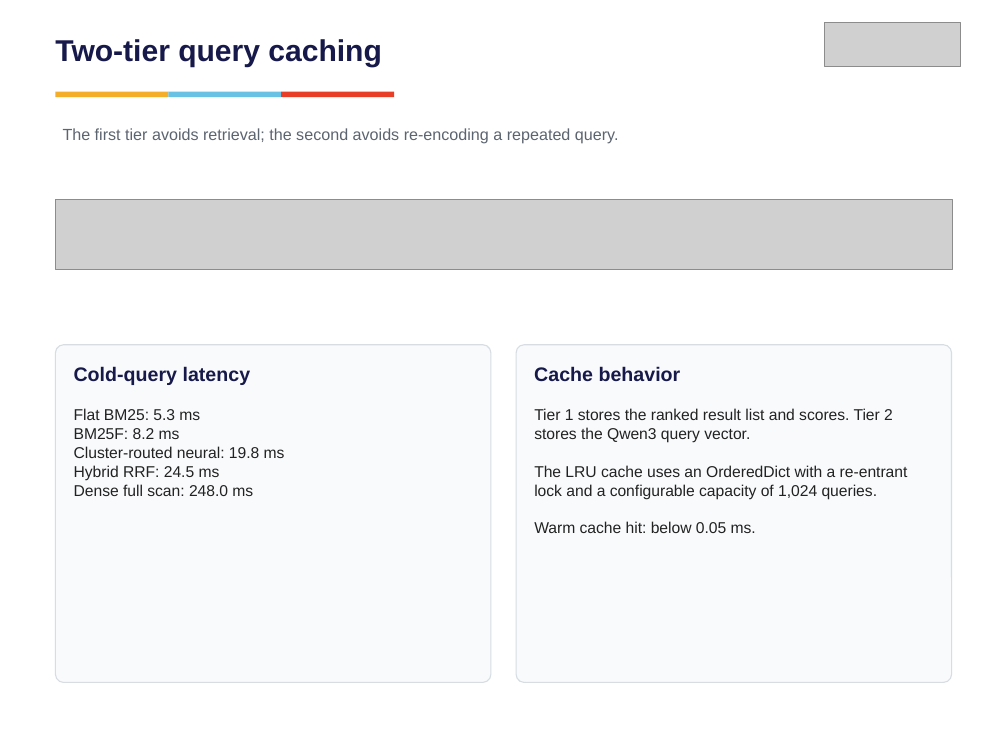
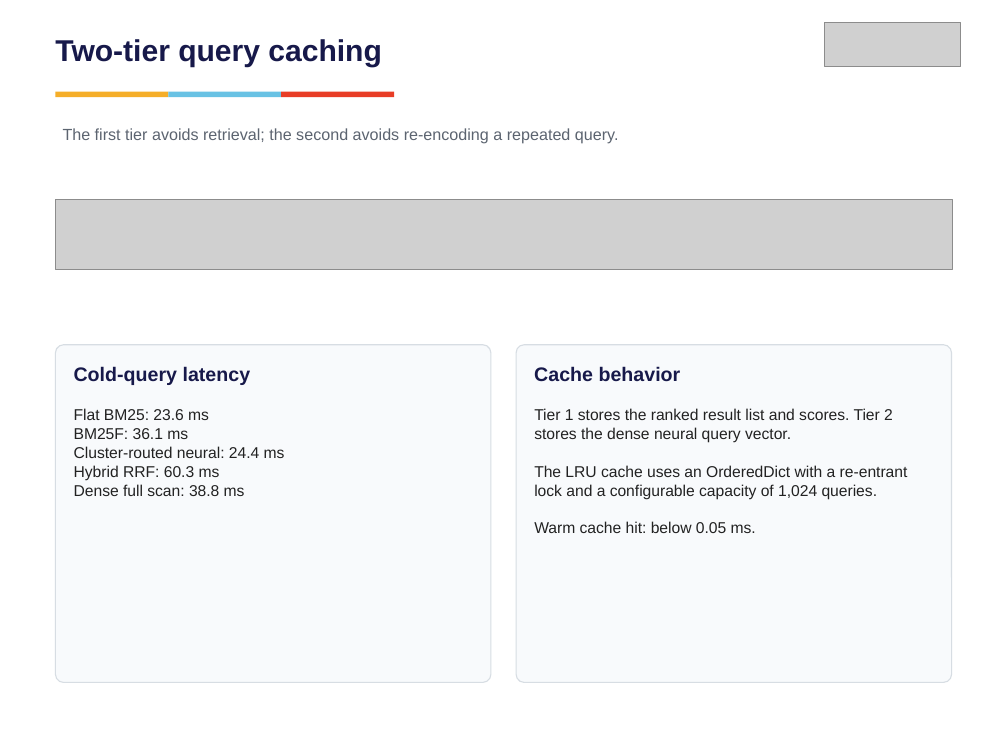
Before and after one commit to vishrutbhushan/ir-benchmark, a slide deck: slide 8 of presentation/IR_Benchmark_Presentation.pptx (slide 9 before the commit). Drawn at 1008x756 pixels with LibreOffice and Linux fonts; fonts in the diff are those of the drawing; grey boxes stand for pictures. Boxes give left, top, right and bottom in pixels: in the first picture for what was removed or moved away, otherwise in the second. Text is boxed around its words. In the diff, an @@ line names an element or a change of style, - is before the commit and + after.

```diff
--- a/presentation/IR_Benchmark_Presentation.pptx
+++ b/presentation/IR_Benchmark_Presentation.pptx
@@ text at box(74, 408, 285, 496): text changed @@
-Flat BM25: 5.3 ms
-BM25F: 8.2 ms
-Cluster-routed neural: 19.8 ms
-Hybrid RRF: 24.5 ms
-Dense full scan: 248.0 ms
+Flat BM25: 23.6 ms
+BM25F: 36.1 ms
+Cluster-routed neural: 24.4 ms
+Hybrid RRF: 60.3 ms
+Dense full scan: 38.8 ms
@@ text at box(534, 408, 893, 443): text changed @@
-Tier 1 stores the ranked result list and scores. Tier 2 stores the Qwen3 query vector.
+Tier 1 stores the ranked result list and scores. Tier 2 stores the dense neural query vector.
```
Also in this commit, not shown: 8 other slides changed, 5 other files.
